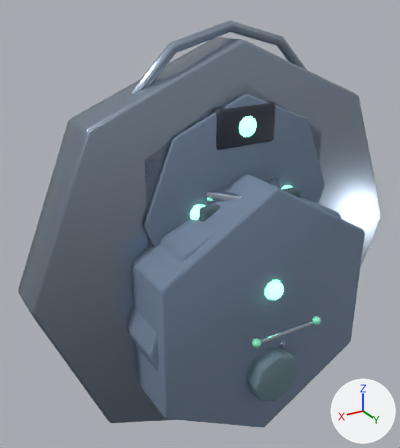
The Blender file assets-source/blender/buildings/auto_collector.blend, before and after one commit.
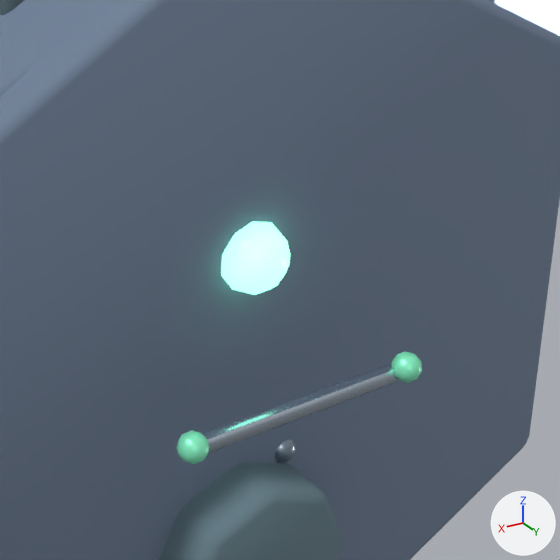
Each version is shown whole from a 50 mm camera at (3.14, 4.68, 3.96) aimed at (0.24, -0.15, 1.54), then close up on the part from 51% to 90% of the width and 49% to 84% of the height. The lights are fixed; the arrows at lower right show +X, +Y and +Z. The first two pictures are the older version.

The first close-up shows 'LOD1_PROXY_base', 'LOD2_PROXY_base', 'identityLamp', 'plinth', 'pylon', 'serviceBolt.L', 'serviceBolt.R', 'servicePlate' and 2 more.
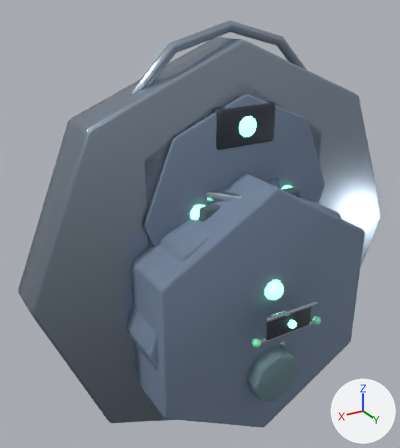
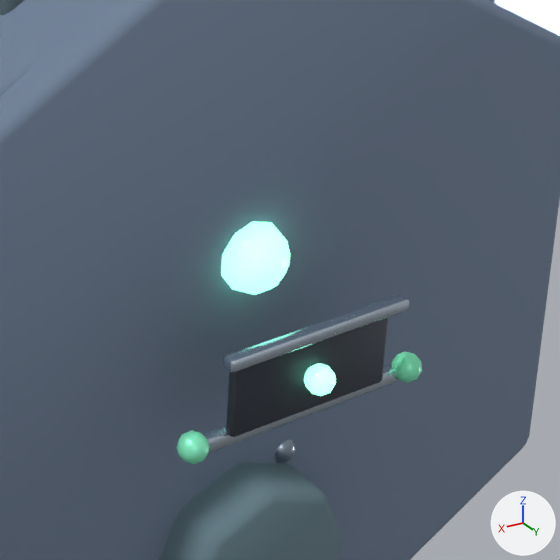
Location of each change, (x1, y1, x2, y2) in pixels of the close-ups (560 x 560 px):
'servicePanelInset', added: after (226, 318, 388, 437)
'servicePanelTrim', added: after (223, 295, 410, 372)
'servicePanelLamp', added: after (304, 363, 336, 396)

Diff of the bpy script that builds the scene:
```diff
--- a/assets-source/blender/buildings/auto_collector.blend.py
+++ b/assets-source/blender/buildings/auto_collector.blend.py
@@ me_icosphere_646 @@
+me_icosphere_646.from_pydata(...)  # an icosphere of 80 faces spanning x -0.0428..0.0428, y -0.045..0.045, z -0.045..0.045
+me_icosphere_646.polygons.foreach_set('use_smooth', [True] * 80)
+me_icosphere_646.materials.append(mat_mat_auto_collector_glow)  # green #90ffce, glowing green #90ffce
@@ me_cube_1207 @@
+me_cube_1207.from_pydata(...)  # a box spanning x -0.31..0.31, y -0.018..0.018, z -0.022..0.022
+me_cube_1207.polygons.foreach_set('use_smooth', [True] * 6)
+me_cube_1207.materials.append(mat_mat_auto_collector_metallight)  # pale blue #c4d1df
@@ me_cube_1206 @@
+me_cube_1206.from_pydata(...)  # a box spanning x -0.27..0.27, y -0.12..0.12, z -0.018..0.018
+me_cube_1206.polygons.foreach_set('use_smooth', [True] * 6)
+me_cube_1206.materials.append(mat_mat_auto_collector_dark)  # greyish blue #3f4550
@@ ob_servicepanellamp @@
+ob_servicepanellamp = bpy.data.objects.new('servicePanelLamp', me_icosphere_646)
+ob_servicepanellamp.parent = ob_buildingroot
+ob_servicepanellamp.location = (0.0, 0.92, -1.2)
+_m = ob_servicepanellamp.modifiers.new('soft bevel', 'BEVEL')
+_m.width = 0.02
+_m.width_pct = 0.02
+_m.segments = 2
@@ ob_servicepaneltrim @@
+ob_servicepaneltrim = bpy.data.objects.new('servicePanelTrim', me_cube_1207)
+ob_servicepaneltrim.parent = ob_buildingroot
+ob_servicepaneltrim.location = (0.0, 1.06, -1.18)
+_m = ob_servicepaneltrim.modifiers.new('soft bevel', 'BEVEL')
+_m.width = 0.008
+_m.width_pct = 0.008
+_m.segments = 2
@@ ob_servicepanelinset @@
+ob_servicepanelinset = bpy.data.objects.new('servicePanelInset', me_cube_1206)
+ob_servicepanelinset.parent = ob_buildingroot
+ob_servicepanelinset.location = (0.0, 0.92, -1.15)
+_m = ob_servicepanelinset.modifiers.new('soft bevel', 'BEVEL')
+_m.width = 0.012
+_m.width_pct = 0.012
+_m.segments = 2
```
